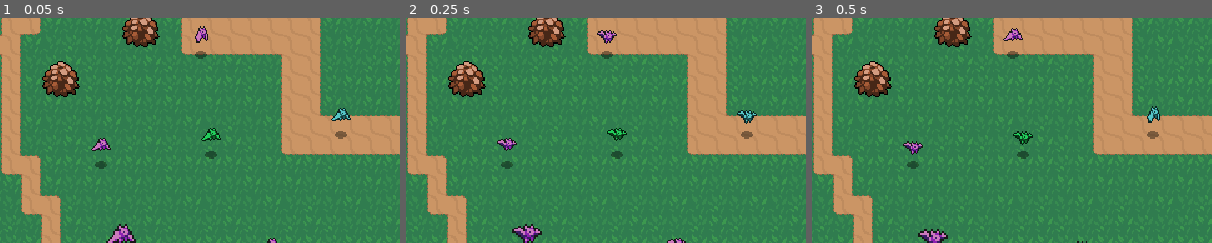
Above: before the commit, frames 1-3 (left to right).
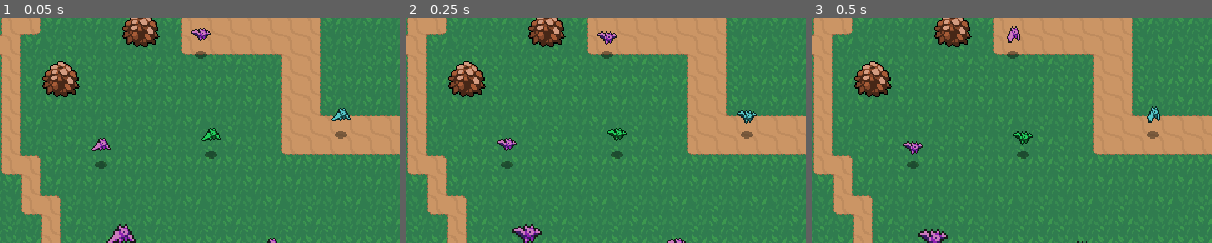
Above: after the commit, the same moments.

Repository: seanhoekstra/ARPG
Game: Godot game, scene res://World.tscn
Two runs of this game, one before a commit and one after it. Both use one fixed random seed, a clock stepped at 60 frames per second and the inputs below.
Inputs:
- Up to frame 1 (0.05 s): no input
- Up to frame 2 (0.25 s): no input
- Up to frame 3 (0.5 s): no input
The pictures show only the part of the screen within x 15-65%, y 32-82%; the shares and areas given below are measured in that part.

The runs differ from the first frame. In frame 1, 0.2% of the frame differs, in the area x 47-53%, y 3-12%; in frame 2, 0.2%; in frame 3, 0.1%.

Commit message:
added background music, notcco

Diff:
--- a/World.tscn
+++ b/World.tscn
@@ -8,6 +8,7 @@
 [ext_resource path="res://World/Grass.tscn" type="PackedScene" id=6]
 [ext_resource path="res://World/Bush2.tscn" type="PackedScene" id=7]
 [ext_resource path="res://Enemies/Bat.tscn" type="PackedScene" id=8]
+[ext_resource path="res://Music and Sounds/SpeedboatNOTCCO.ogg" type="AudioStream" id=9]
 [ext_resource path="res://Enemies/Minotaur.tscn" type="PackedScene" id=10]
 
 [sub_resource type="TileSet" id=1]
@@ -585,7 +586,7 @@
 position = Vector2( 256, 144 )
 
 [node name="AnimatedSprite" parent="YSort/Enemies/Bat" index="0"]
-frame = 1
+frame = 2
 
 [node name="Bat2" parent="YSort/Enemies" instance=ExtResource( 8 )]
 position = Vector2( 176, 232 )
@@ -605,6 +606,14 @@
 [node name="Minotaur" parent="YSort/Enemies" instance=ExtResource( 10 )]
 position = Vector2( 1048, 216 )
 
+[node name="AnimatedSprite" parent="YSort/Enemies/Minotaur" index="0"]
+frame = 2
+
+[node name="BackgroundMusic" type="AudioStreamPlayer2D" parent="."]
+stream = ExtResource( 9 )
+volume_db = -30.0
+autoplay = true
+
 [editable path="YSort/Player"]
 
 [editable path="YSort/Bushes/Bush"]
Not shown, added: Music and Sounds/SpeedboatNOTCCO.ogg.import
Not shown: 1 places in World.tscn that only renumber resources
Not shown, added: Music and Sounds/SpeedboatNOTCCO.ogg
